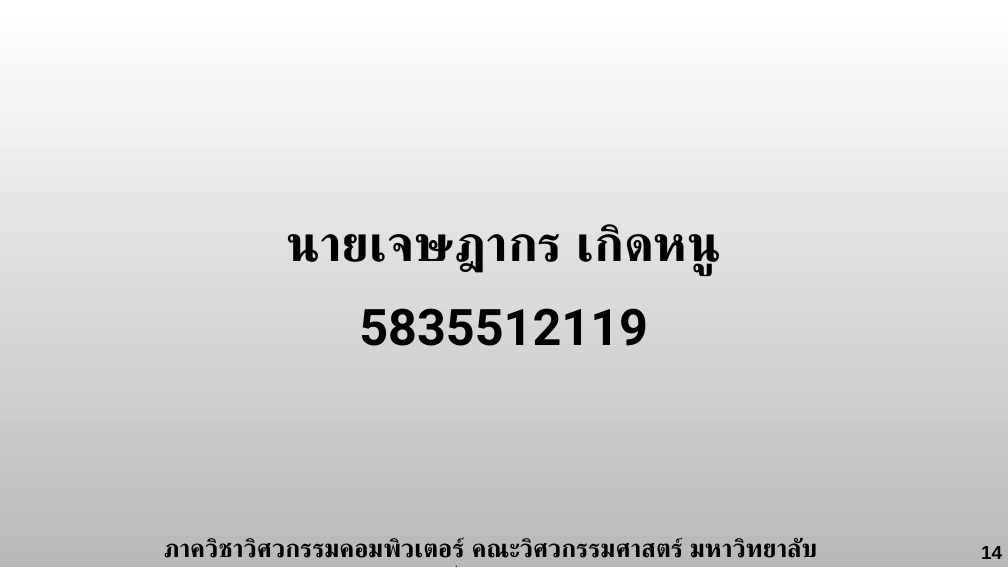
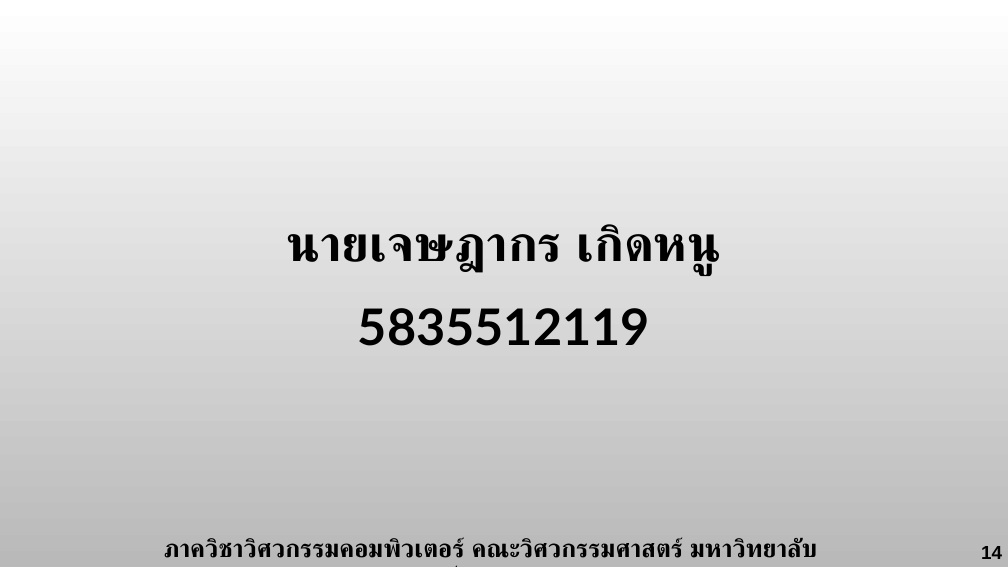
Before and after one commit to fluke-jesadakorn/Smart_Farm_ALL_File, a slide deck: slide 17 of Paper/Proj_I_Smart LPWAN Farm Midterm.pptx. Drawn at 1008x567 pixels with LibreOffice and Linux fonts; fonts in the diff are those of the drawing; background and template pictures are left out. Boxes give left, top, right and bottom in pixels: in the first picture for what was removed or moved away, otherwise in the second. Text is boxed around its words. In the diff, an @@ line names an element or a change of style, - is before the commit and + after.

```diff
--- a/Paper/Proj_I_Smart LPWAN Farm Midterm.pptx
+++ b/Paper/Proj_I_Smart LPWAN Farm Midterm.pptx
@@ text "นายเจษฎากร เกิดหนู" at (x1=287, y1=224, x2=715, y2=346): font Roboto to Lato @@
```
Also in this commit, not shown: 15 other slides changed.
